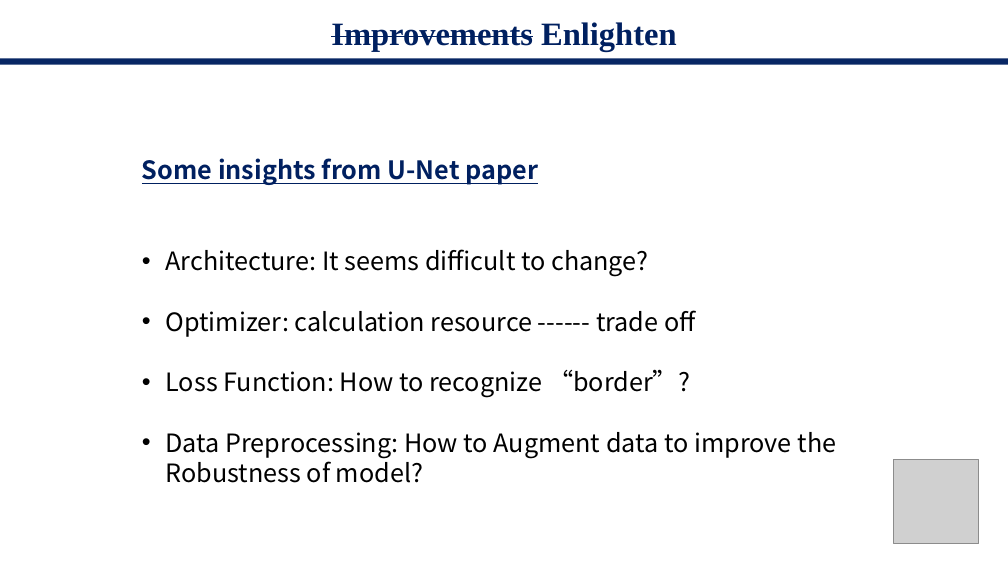
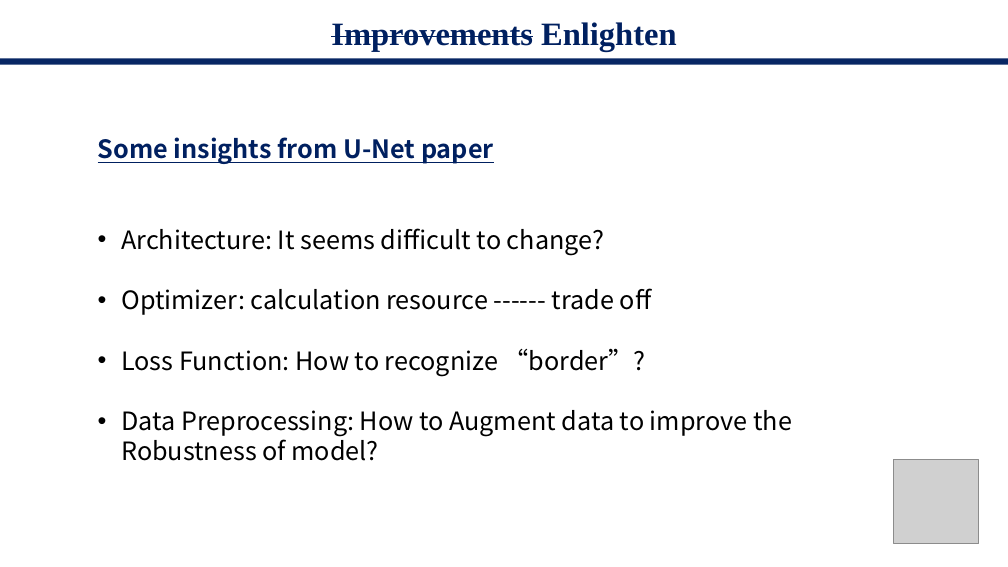
Before and after one commit to starga2er777/CS405_Project_SUSTech, a slide deck: slide 11 of proposal.pptx (slide 9 before the commit). Drawn at 1008x567 pixels with LibreOffice and Linux fonts; fonts in the diff are those of the drawing; grey boxes stand for pictures. Boxes give left, top, right and bottom in pixels: in the first picture for what was removed or moved away, otherwise in the second. Text is boxed around its words. In the diff, an @@ line names an element or a change of style, - is before the commit and + after.

```diff
--- a/proposal.pptx
+++ b/proposal.pptx
@@ text "Some insights from U-Net paper": place and size @@
-text "Some insights from U-Net paper" at <box>142,158,836,483</box>
+text "Some insights from U-Net paper" at <box>98,137,792,461</box>
```
Also in this commit, not shown: 3 other slides changed, 4 slides added.
